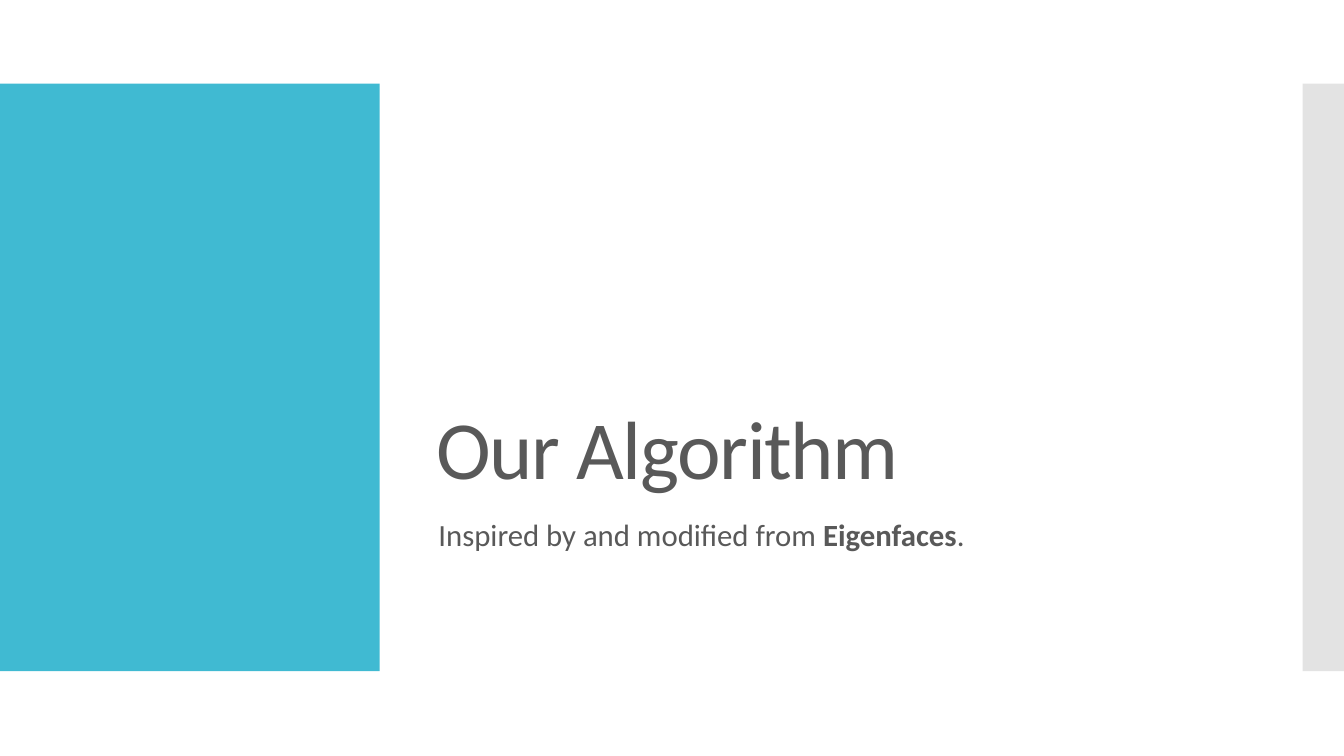
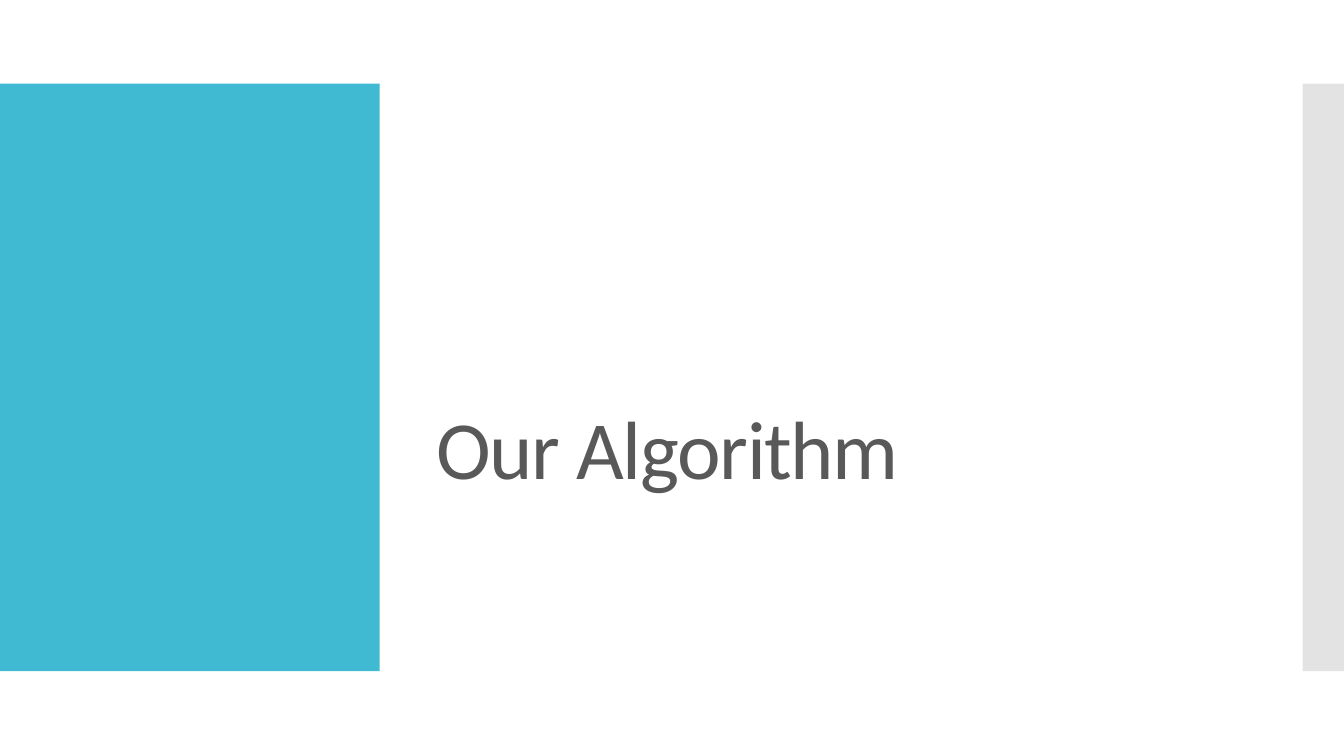
Before and after one commit to KeweiQ/CSC420-Face-Recognition-and-Emotion-Analysis, a slide deck: slide 5 of 420_presentation_slides.pptx. Drawn at 1344x756 pixels with LibreOffice and Linux fonts; fonts in the diff are those of the drawing. Boxes give left, top, right and bottom in pixels: in the first picture for what was removed or moved away, otherwise in the second. Text is boxed around its words. In the diff, an @@ line names an element or a change of style, - is before the commit and + after.

```diff
--- a/420_presentation_slides.pptx
+++ b/420_presentation_slides.pptx
@@ text removed at (438, 524, 964, 551) @@
-Inspired by and modified from Eigenfaces.
```
Also in this commit, not shown: 2 other slides changed, 4 slides added, 1 other file.
